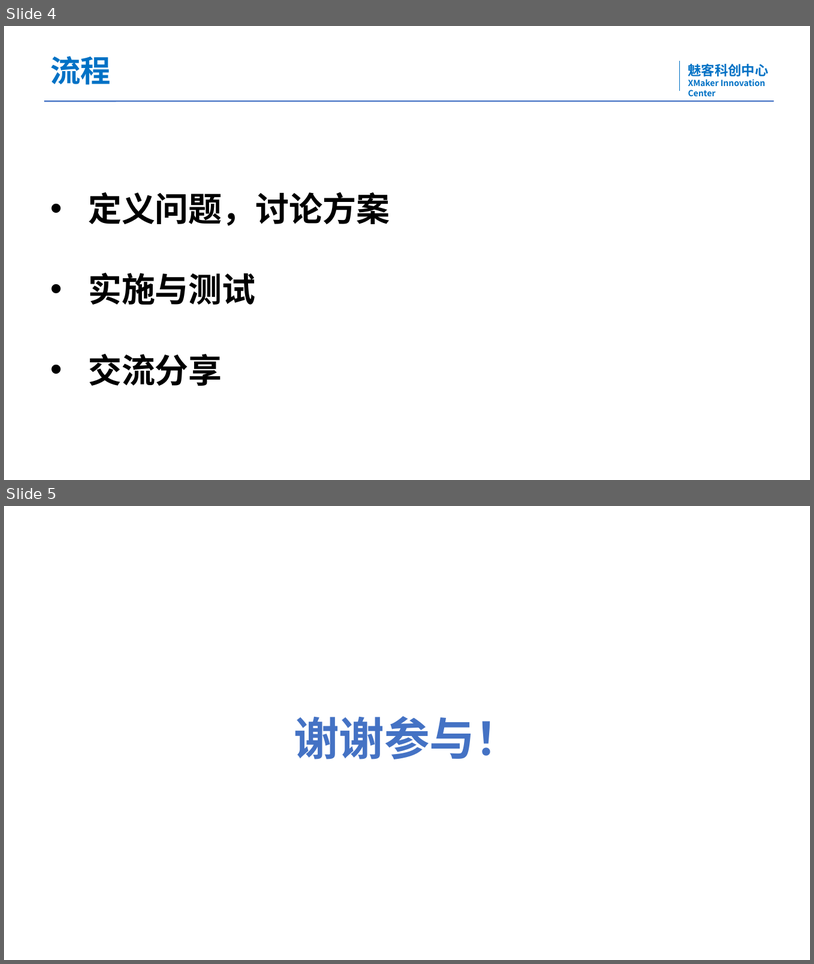
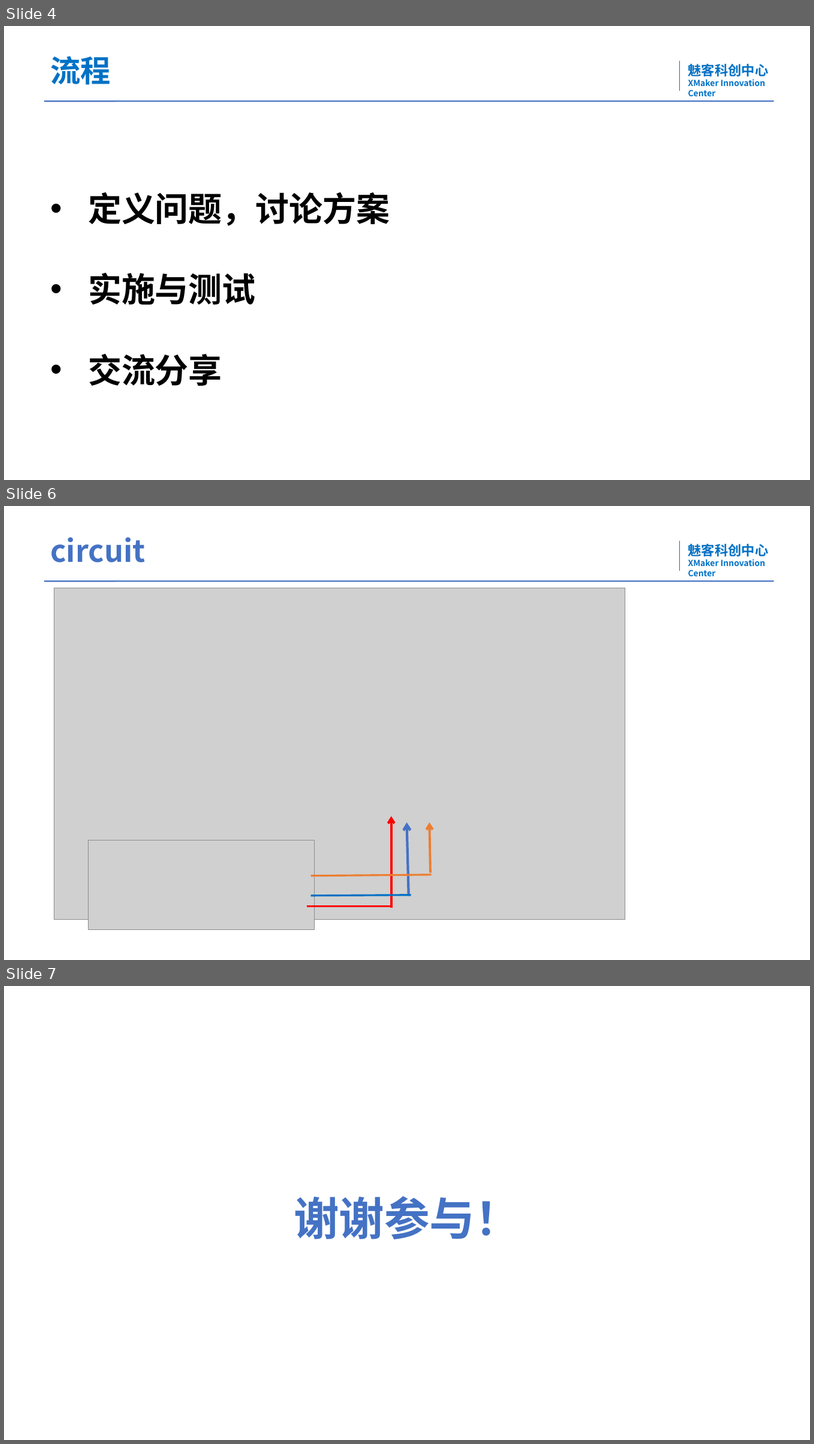
Before and after one commit to XMakerYu666/googleDino, a slide deck: googleDinoWorkshop.pptx. Shown one above the other, each under a label of ours: slides 4 and 5 before the commit, slides 4, 6 and 7 after it; the slides between them are not shown. The pictures are 814x964 and 814x1444 pixels, drawn with LibreOffice and Linux fonts; fonts in the diff are those of the drawing; grey boxes stand for pictures; background and template pictures are left out. Boxes give left, top, right and bottom in pixels: in the first picture for what was removed or moved away, otherwise in the second. Text is boxed around its words. In the diff, an @@ line names an element or a change of style, - is before the commit and + after.

```diff
--- a/googleDinoWorkshop.pptx
+++ b/googleDinoWorkshop.pptx
@@ slide 6 added at [4,506,810,960], background #FFFFFF; not listed: 4 template elements that a slide beside it also shows @@
@@ title added at [50,537,145,562], 36 pt, text #4472C4, bold @@
+circuit
@@ picture added at [54,588,626,919] @@
@@ arrow added from (392, 907) to (392, 816), #FF0000 2.75 pt @@
@@ arrow added from (409, 895) to (407, 822), #4472C4 3 pt @@
@@ arrow added from (431, 873) to (430, 822), #ED7D31 2.75 pt @@
@@ picture added at [88,840,315,930] @@
@@ line added from (311, 876) to (432, 874), #ED7D31 2.25 pt @@
@@ line added from (311, 895) to (411, 895), #0171C5 2.25 pt @@
@@ line added from (307, 906) to (392, 906), #FF0000 2.25 pt @@
@@ what was slide 5 is now slide 7 @@
```
Also in this commit, not shown: 1 slide changed, 1 other slide added.
